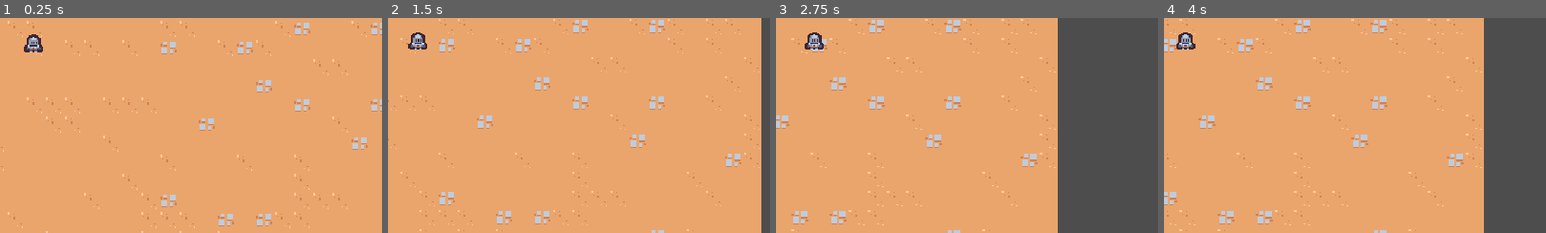
Above: before the commit, frames 1-4 (left to right).
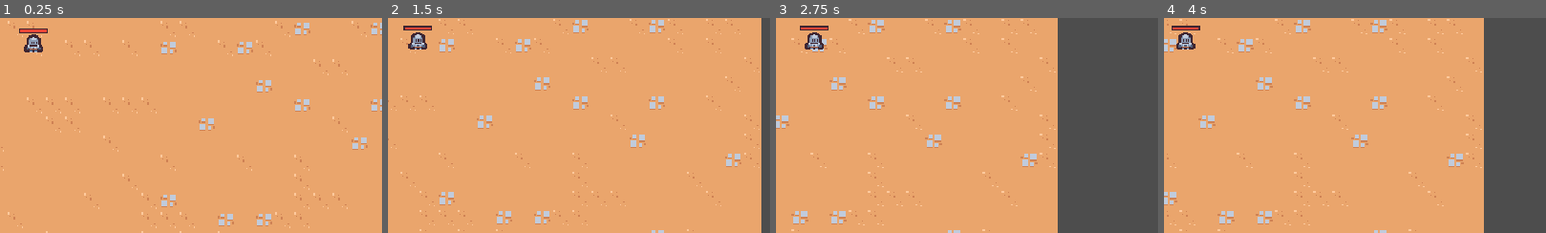
Above: after the commit, the same moments.

Repository: EricksonSiqueira/2DSurvivorsCourse
Game: Godot game, scene res://scenes/main/main.tscn
The game is run twice, just before and just after one commit, with the same random seed, the same clock (stepped at 60 frames per second) and the same inputs.
Inputs (mouse positions are % of the whole screen's width and height, from its top left):
- Up to frame 1 (0.25 s): no input
- Up to frame 2 (1.5 s): move the mouse to (72, 45) at 0.52 s; press the mouse at (72, 45) at 0.53 s; hold D (move_right) 0.53-1.25 s; release the mouse at (72, 45) at 1.25 s; drag from (30, 55) to (51, 49) at 1.27 s
- Up to frame 3 (2.75 s): move the mouse to (60, 28) at 2.02 s; press the mouse at (60, 28) at 2.03 s; hold D (move_right) from 2.03 s (still down)
- Up to frame 4 (4 s): release D (move_right) at 2.75 s; release the mouse at (60, 28) at 2.75 s; drag from (45, 70) to (51, 48) at 2.77 s; tap Enter at 3.5 s; move the mouse to (80, 65) at 3.52 s; press the mouse at (80, 65) at 3.53 s; hold A (move_left) from 3.53 s (still down)
The pictures show only the part of the screen within x 46-96%, y 43-93%; the shares and areas given below are measured in that part.

The runs differ from the first frame. In frame 1, 0.2% of the frame differs, in the area x 5-13%, y 4-8%; in frame 2, 0.2%; in frame 3, 0.2%; in frame 4, 0.2%.

Commit message:
feat: create player health

Diff:
--- a/scenes/component/health_component.gd
+++ b/scenes/component/health_component.gd
@@ -3,6 +3,7 @@
 class_name HealthComponent
 
 signal died
+signal health_changed
 
 @export var max_health: float = 10
 var current_health
@@ -13,8 +14,14 @@
 
 func damage(damage_amaount: float):
 	current_health = max(current_health - damage_amaount, 0)
+	health_changed.emit()
+	Callable(check_death).call_deferred()
 
-	Callable(check_death).call_deferred()
+
+func get_health_percente():
+	if (max_health <= 0):
+		return 0
+	return min(current_health/ max_health, 1)
 
 
 func check_death():
--- a/scenes/game_object/player/player.gd
+++ b/scenes/game_object/player/player.gd
@@ -3,15 +3,20 @@
 const MAX_SPEED = 125
 const ACCELERATION_SMOOTHING = 25
 
-@onready var damage_interval_timer = $DamageIntervalTimer
+@onready var damage_interval_timer: Timer = $DamageIntervalTimer
+@onready var health_component: HealthComponent = $HealthComponent
+@onready var collision_area: Area2D = $CollisionArea2D
+@onready var progress_bar: ProgressBar = $HealthBar
 
 var number_colliding_bodies = 0
 
 
 func _ready():
-	$CollisionArea2D.body_entered.connect(on_body_entered)
-	$CollisionArea2D.body_exited.connect(on_body_exited)
+	collision_area.body_entered.connect(on_body_entered)
+	collision_area.body_exited.connect(on_body_exited)
 	damage_interval_timer.timeout.connect(on_damage_interval_timer_timout)
+	health_component.health_changed.connect(on_health_changed)
+	update_health_display()
 
 
 func _process(delta):
@@ -35,9 +40,13 @@
 	if (number_colliding_bodies == 0 || !damage_interval_timer.is_stopped()):
 		return
 
-	$HealthComponent.damage(1)
+	health_component.damage(1)
 	damage_interval_timer.start()
-	print($HealthComponent.current_health)
+	print(health_component.current_health)
+
+
+func update_health_display():
+	progress_bar.value = health_component.get_health_percente()
 
 func on_body_entered(other_body: Node2D):
 	number_colliding_bodies += 1
@@ -50,3 +59,7 @@
 
 func on_damage_interval_timer_timout():
 	check_deal_damage()
+
+
+func on_health_changed():
+	update_health_display()
--- a/scenes/game_object/player/player.tscn
+++ b/scenes/game_object/player/player.tscn
@@ -1,9 +1,20 @@
-[gd_scene load_steps=8 format=3 uid="uid://der2tnpnp5pna"]
+[gd_scene load_steps=10 format=3 uid="uid://der2tnpnp5pna"]
 
 [ext_resource type="Script" path="res://scenes/game_object/player/player.gd" id="1_kqu4o"]
 [ext_resource type="Texture2D" uid="uid://bvxq8i2ub0dy8" path="res://scenes/game_object/player/player.png" id="1_mu6rm"]
 [ext_resource type="Script" path="res://scenes/component/health_component.gd" id="2_ew76s"]
 [ext_resource type="PackedScene" uid="uid://br74jn2nu0lw3" path="res://scenes/ability/sword_ability_controller/sword_ability_controller.tscn" id="2_ibi8q"]
+
+[sub_resource type="StyleBoxFlat" id="StyleBoxFlat_7hitl"]
+bg_color = Color(0.247059, 0.14902, 0.192157, 1)
+
+[sub_resource type="StyleBoxFlat" id="StyleBoxFlat_p6u87"]
+bg_color = Color(0.909804, 0.270588, 0.215686, 1)
+border_width_left = 1
+border_width_top = 1
+border_width_right = 1
+border_width_bottom = 1
+border_color = Color(0.247059, 0.14902, 0.192157, 1)
 
 [sub_resource type="CircleShape2D" id="CircleShape2D_k6cep"]
 radius = 32.0
@@ -30,6 +41,19 @@
 wait_time = 0.5
 one_shot = true
 
+[node name="HealthBar" type="ProgressBar" parent="."]
+custom_minimum_size = Vector2(24, 4)
+offset_left = -12.0
+offset_top = -20.0
+offset_right = 12.0
+offset_bottom = -16.0
+pivot_offset = Vector2(16, 2)
+theme_override_styles/background = SubResource("StyleBoxFlat_7hitl")
+theme_override_styles/fill = SubResource("StyleBoxFlat_p6u87")
+max_value = 1.0
+value = 0.5
+show_percentage = false
+
 [node name="PickupArea2D" type="Area2D" parent="."]
 position = Vector2(0, -5)
 collision_layer = 16
